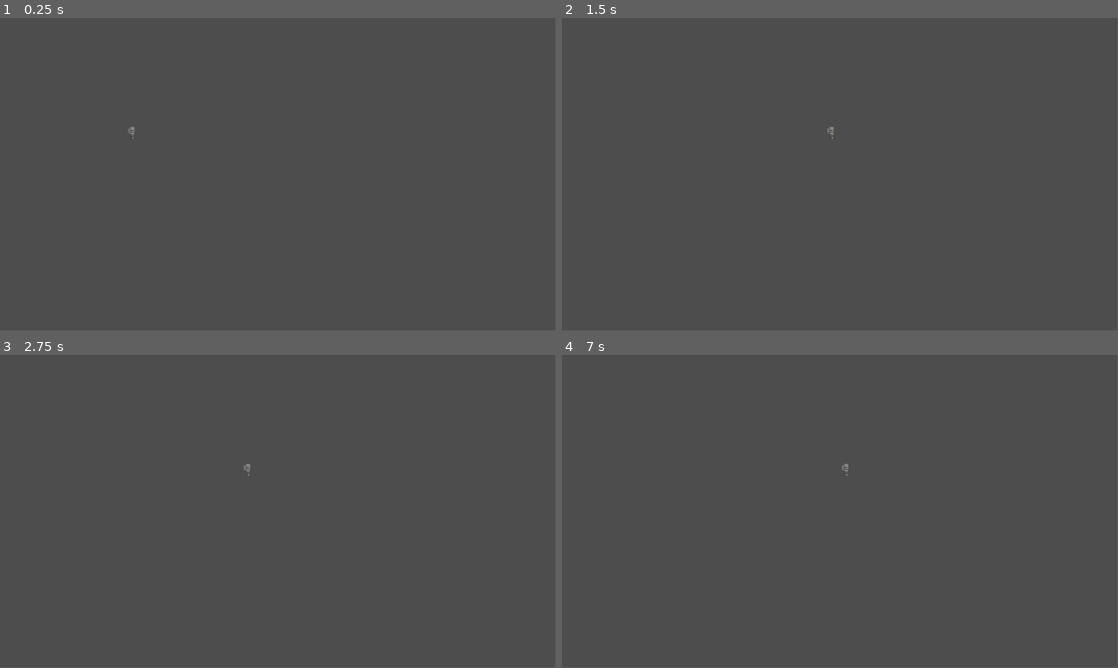
Above: before the commit, frames 1-4 (two rows, left to right).
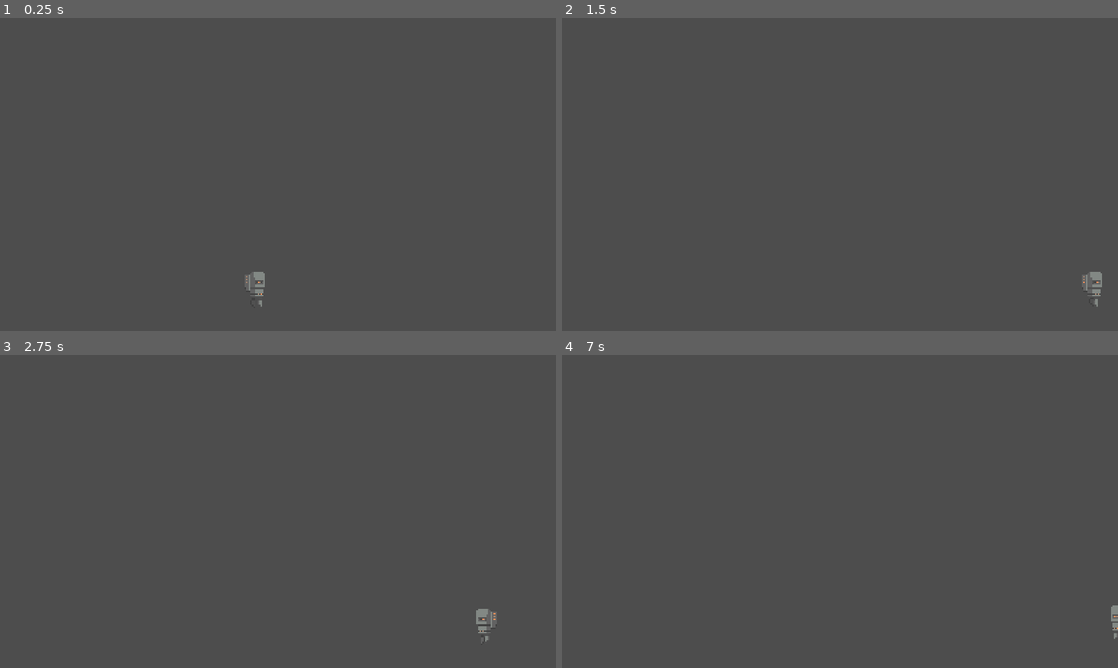
Above: after the commit, the same moments.

Repository: ricklusuardi/BuiltToScale2024
Game: Godot game, scene res://world.tscn
Same seed, same stepped clock (60 frames per second), same inputs: the game is played once before the commit and once after it.
Inputs:
- Up to frame 1 (0.25 s): no input
- Up to frame 2 (1.5 s): hold Right (ui_right) from 0.53 s (still down)
- Up to frame 3 (2.75 s): release Right (ui_right) at 2.03 s; hold Left (ui_left) from 2.03 s (still down)
- Up to frame 4 (7 s): release Left (ui_left) at 2.78 s; hold Right (ui_right) 2.78-4.28 s; tap Enter at 4.25, 5.75 s; hold Left (ui_left) 4.28-5.03 s; tap Space at 5, 6.5 s; hold Right (ui_right) 5.03-5.78 s; hold Left (ui_left) from 5.78 s (still down)
In our replay, the window is 799x449 before the commit and 800x450 after it. These sizes can differ from the game's own. Grey fills any space a smaller window leaves; there, only what the larger window draws over its background counts as a difference.

The runs differ from the first frame. In frame 1, 0.1% of the frame differs, in the area x 23-48%, y 34-93%; in frame 2, 0.1%; in frame 3, 0.1%, in the area x 43-90%, y 34-92%; in frame 4, 0.1%.

Commit message:
implemented animations for the robot

Diff:
--- a/Chara.gd
+++ b/Chara.gd
@@ -1,7 +1,7 @@
 extends CharacterBody2D
 
 
-const SPEED = 300.0
+const SPEED = 200.0
 #const JUMP_VELOCITY = -400.0
 
 @export var scaleChange : Vector2 #how much the size of the character increases/decreases
@@ -24,8 +24,14 @@
 	var direction = Input.get_axis("ui_left", "ui_right")
 	if direction:
 		velocity.x = direction * SPEED
+		$AnimationPlayer.play("RobotRun")
+		if velocity.x > 0:
+			$Sprite2D.flip_h = false
+		elif velocity.x < 0:
+			$Sprite2D.flip_h = true
 	else:
 		velocity.x = move_toward(velocity.x, 0, SPEED)
+		$AnimationPlayer.play("RobotIdle")
 
 	if Input.is_action_just_pressed("ui_increase_size"):
 		_increase_size()
--- a/Chara.tscn
+++ b/Chara.tscn
@@ -6,9 +6,65 @@
 [sub_resource type="RectangleShape2D" id="RectangleShape2D_0l3m1"]
 size = Vector2(13, 26)
 
+[sub_resource type="Animation" id="Animation_5rts5"]
+resource_name = "RobotIdle"
+length = 0.8
+loop_mode = 1
+tracks/0/type = "value"
+tracks/0/imported = false
+tracks/0/enabled = true
+tracks/0/path = NodePath("Sprite2D:frame")
+tracks/0/interp = 1
+tracks/0/loop_wrap = true
+tracks/0/keys = {
+"times": PackedFloat32Array(0, 0.2, 0.4, 0.6),
+"transitions": PackedFloat32Array(1, 1, 1, 1),
+"update": 1,
+"values": [0, 1, 2, 3]
+}
+
+[sub_resource type="Animation" id="Animation_dgvju"]
+length = 0.001
+tracks/0/type = "value"
+tracks/0/imported = false
+tracks/0/enabled = true
+tracks/0/path = NodePath("Sprite2D:frame")
+tracks/0/interp = 1
+tracks/0/loop_wrap = true
+tracks/0/keys = {
+"times": PackedFloat32Array(0),
+"transitions": PackedFloat32Array(1),
+"update": 1,
+"values": [0]
+}
+
+[sub_resource type="Animation" id="Animation_x07e3"]
+resource_name = "RobotRun"
+length = 0.8
+loop_mode = 1
+tracks/0/type = "value"
+tracks/0/imported = false
+tracks/0/enabled = true
+tracks/0/path = NodePath("Sprite2D:frame")
+tracks/0/interp = 1
+tracks/0/loop_wrap = true
+tracks/0/keys = {
+"times": PackedFloat32Array(0, 0.1, 0.2, 0.3, 0.4, 0.5, 0.6, 0.7),
+"transitions": PackedFloat32Array(1, 1, 1, 1, 1, 1, 1, 1),
+"update": 1,
+"values": [5, 6, 7, 8, 9, 10, 11, 12]
+}
+
+[sub_resource type="AnimationLibrary" id="AnimationLibrary_3u423"]
+_data = {
+"RESET": SubResource("Animation_dgvju"),
+"RobotIdle": SubResource("Animation_5rts5"),
+"RobotRun": SubResource("Animation_x07e3")
+}
+
 [node name="Node2D" type="CharacterBody2D"]
 script = ExtResource("1_rmnxf")
-scaleChange = Vector2(1.2, 1.2)
+scaleChange = Vector2(2, 2)
 
 [node name="Sprite2D" type="Sprite2D" parent="."]
 texture_filter = 1
@@ -16,5 +72,11 @@
 hframes = 13
 
 [node name="CollisionShape2D" type="CollisionShape2D" parent="."]
+visible = false
 position = Vector2(0.5, 2)
 shape = SubResource("RectangleShape2D_0l3m1")
+
+[node name="AnimationPlayer" type="AnimationPlayer" parent="."]
+libraries = {
+"": SubResource("AnimationLibrary_3u423")
+}
--- a/project.godot
+++ b/project.godot
@@ -14,6 +14,10 @@
 run/main_scene="res://world.tscn"
 config/features=PackedStringArray("4.2", "Forward Plus")
 config/icon="res://icon.svg"
+
+[display]
+
+window/stretch/mode="canvas_items"
 
 [input]
 
--- a/world.tscn
+++ b/world.tscn
@@ -16,3 +16,7 @@
 [node name="CollisionShape2D" type="CollisionShape2D" parent="StaticBody2D"]
 position = Vector2(169, -319)
 shape = SubResource("RectangleShape2D_4o578")
+
+[node name="Camera2D" type="Camera2D" parent="."]
+position = Vector2(288, 160)
+zoom = Vector2(3, 3)
Not shown: 1 places in Chara.tscn that only renumber resources
